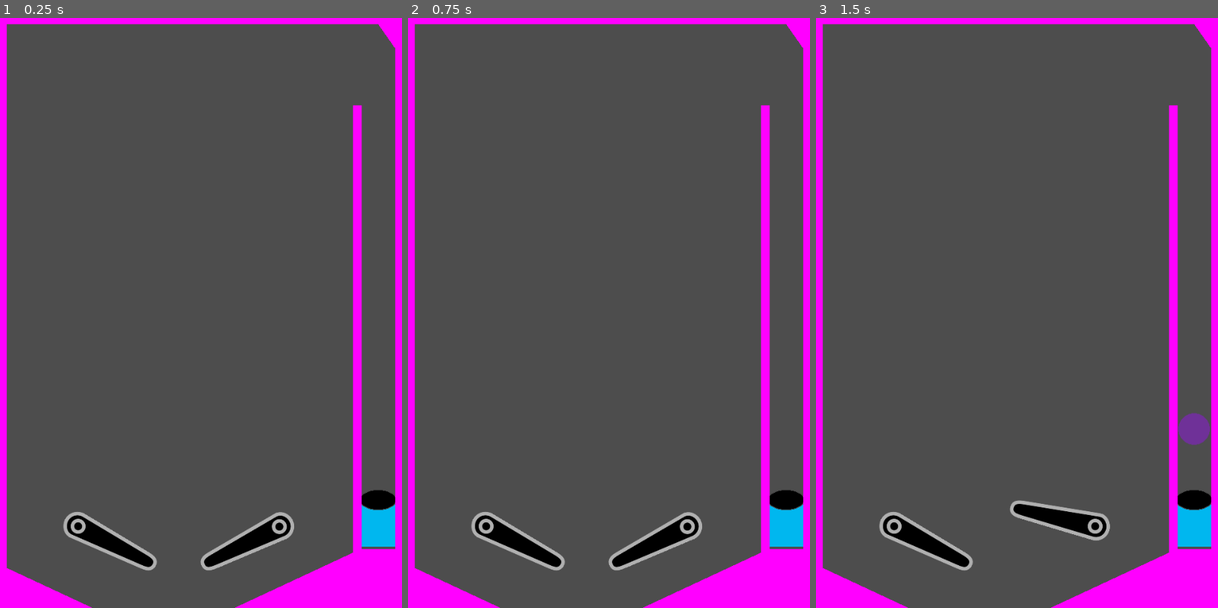
Above: before the commit, frames 1-3 (left to right).
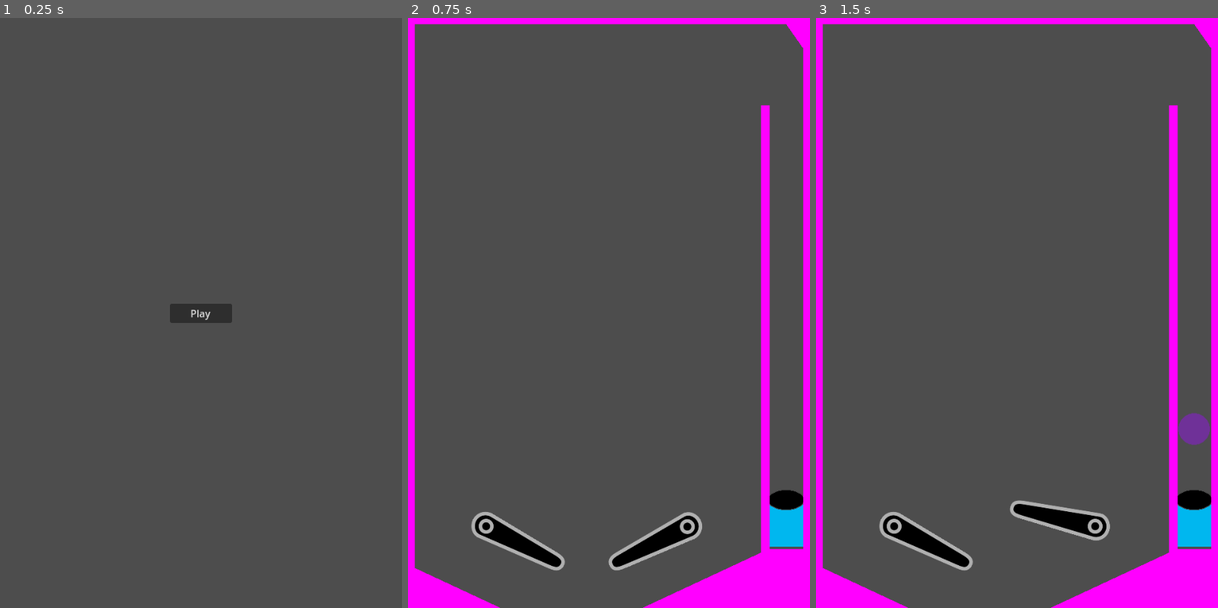
Above: after the commit, the same moments.

Repository: bsu-cs315/fp-team1-pinball
Game: Godot game, scene res://Title screen/title_screen.tscn
The game is run twice, just before and just after one commit, with the same random seed, the same clock (stepped at 60 frames per second) and the same inputs. Before the commit the project starts from res://world/world.tscn.
Inputs (mouse positions are in pixels of both pictures, inside the frame that each line leads up to):
- Up to frame 1 (0.25 s): no input
- Up to frame 2 (0.75 s): click (609, 313) at 0.5 s, where only the run after the commit has a clickable "Play"
- Up to frame 3 (1.5 s): tap Enter at 1.25 s; hold E (right_flipper) from 1.28 s (still down); tap Space (launch) at 1.35 s

The runs differ from the first frame. In frame 1, 13% of the frame differs, in the area x 0-100%, y 0-100%; in frame 2, nothing differs; in frame 3, nothing differs.

Commit message:
Add title screen

Diff:
--- /dev/null
+++ b/project/Title screen/title_screen.gd
@@ -0,0 +1,15 @@
+extends CanvasLayer
+
+
+# Called when the node enters the scene tree for the first time.
+func _ready() -> void:
+	pass # Replace with function body.
+
+
+# Called every frame. 'delta' is the elapsed time since the previous frame.
+func _process(delta: float) -> void:
+	pass
+
+
+func _on_button_pressed() -> void:
+	get_tree().change_scene_to_file("res://world/world.tscn")
--- /dev/null
+++ b/project/Title screen/title_screen.tscn
@@ -0,0 +1,24 @@
+[gd_scene load_steps=2 format=3 uid="uid://qt5fgtmfnj8x"]
+
+[ext_resource type="Script" path="res://Title screen/title_screen.gd" id="1_sx2mq"]
+
+[node name="TitleScreen" type="CanvasLayer"]
+script = ExtResource("1_sx2mq")
+
+[node name="Button" type="Button" parent="."]
+anchors_preset = 8
+anchor_left = 0.5
+anchor_top = 0.5
+anchor_right = 0.5
+anchor_bottom = 0.5
+offset_left = -50.0
+offset_top = -15.5
+offset_right = 50.0
+offset_bottom = 15.5
+grow_horizontal = 2
+grow_vertical = 2
+size_flags_horizontal = 4
+size_flags_vertical = 4
+text = "Play"
+
+[connection signal="pressed" from="Button" to="." method="_on_button_pressed"]
--- a/project/project.godot
+++ b/project/project.godot
@@ -11,7 +11,7 @@
 [application]
 
 config/name="CS315 Final Project - Pinball"
-run/main_scene="res://world/world.tscn"
+run/main_scene="res://Title screen/title_screen.tscn"
 config/features=PackedStringArray("4.3", "Forward Plus")
 config/icon="res://icon.svg"
 
